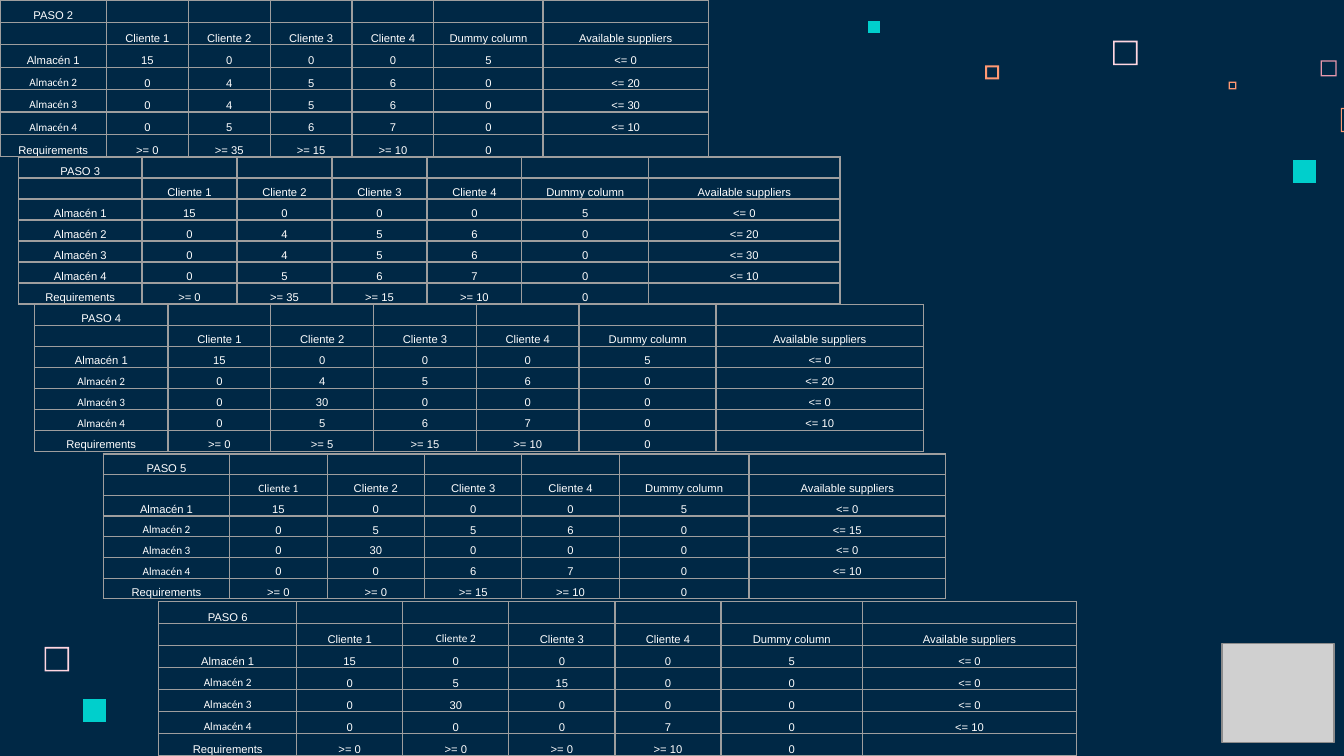
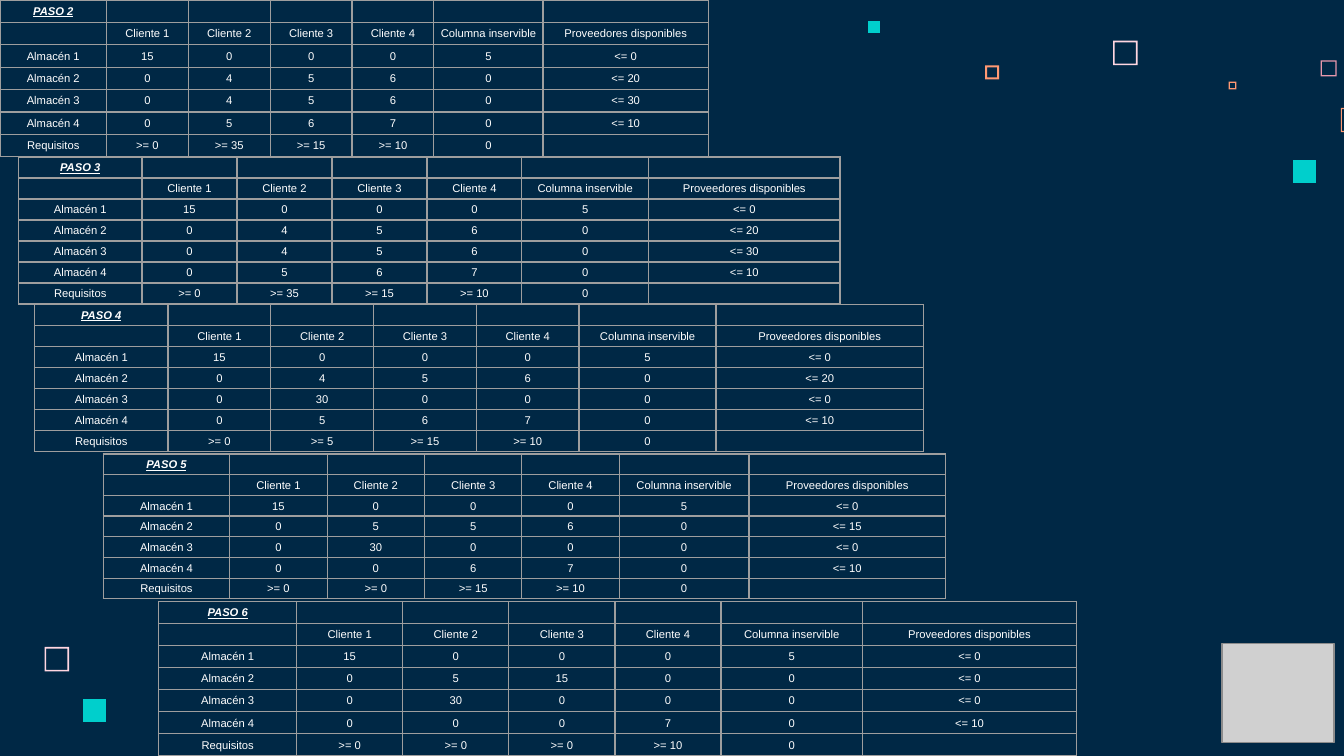
Before and after one commit to Fertry/MASI, a slide deck: slide 18 of Presentación/MASI.pptx. Drawn at 1344x756 pixels with LibreOffice and Linux fonts; fonts in the diff are those of the drawing; grey boxes stand for pictures. Boxes give left, top, right and bottom in pixels: in the first picture for what was removed or moved away, otherwise in the second. Text is boxed around its words. In the diff, an @@ line names an element or a change of style, - is before the commit and + after.

```diff
--- a/Presentación/MASI.pptx
+++ b/Presentación/MASI.pptx
@@ table at [0, 0, 708, 157] @@
-row 2, column 6: Dummy column
+row 2, column 6: Columna inservible
-row 2, column 7: Available suppliers
+row 2, column 7: Proveedores disponibles
-row 7, column 1: Requirements
+row 7, column 1: Requisitos
@@ bold on, italic on, underline on in "PASO 2" @@
@@ font Calibri to Arial in "Almacén 2", "Almacén 3", "Almacén 4" @@
@@ table at [19, 157, 843, 305] @@
-row 2, column 6: Dummy column
+row 2, column 6: Columna inservible
-row 2, column 7: Available suppliers
+row 2, column 7: Proveedores disponibles
-row 7, column 1: Requirements
+row 7, column 1: Requisitos
@@ bold on, italic on, underline on in "PASO 3" @@
@@ table at [35, 304, 921, 452] @@
-row 2, column 6: Dummy column
+row 2, column 6: Columna inservible
-row 2, column 7: Available suppliers
+row 2, column 7: Proveedores disponibles
-row 7, column 1: Requirements
+row 7, column 1: Requisitos
@@ bold on, italic on, underline on in "PASO 4" @@
@@ font Calibri to Arial in "Almacén 2", "Almacén 3", "Almacén 4" @@
@@ table at [103, 454, 943, 599] @@
-row 2, column 6: Dummy column
+row 2, column 6: Columna inservible
-row 2, column 7: Available suppliers
+row 2, column 7: Proveedores disponibles
-row 7, column 1: Requirements
+row 7, column 1: Requisitos
@@ bold on, italic on, underline on in "PASO 5" @@
@@ font Calibri to Arial in "Cliente 1", "Almacén 2", "Almacén 3", "Almacén 4" @@
@@ table at [159, 602, 1077, 756] @@
-row 2, column 6: Dummy column
+row 2, column 6: Columna inservible
-row 2, column 7: Available suppliers
+row 2, column 7: Proveedores disponibles
-row 7, column 1: Requirements
+row 7, column 1: Requisitos
@@ bold on, italic on, underline on in "PASO 6" @@
@@ font Calibri to Arial in "Cliente 2", "Almacén 2", "Almacén 3", "Almacén 4" @@
```
Also in this commit, not shown: 14 other slides changed.
